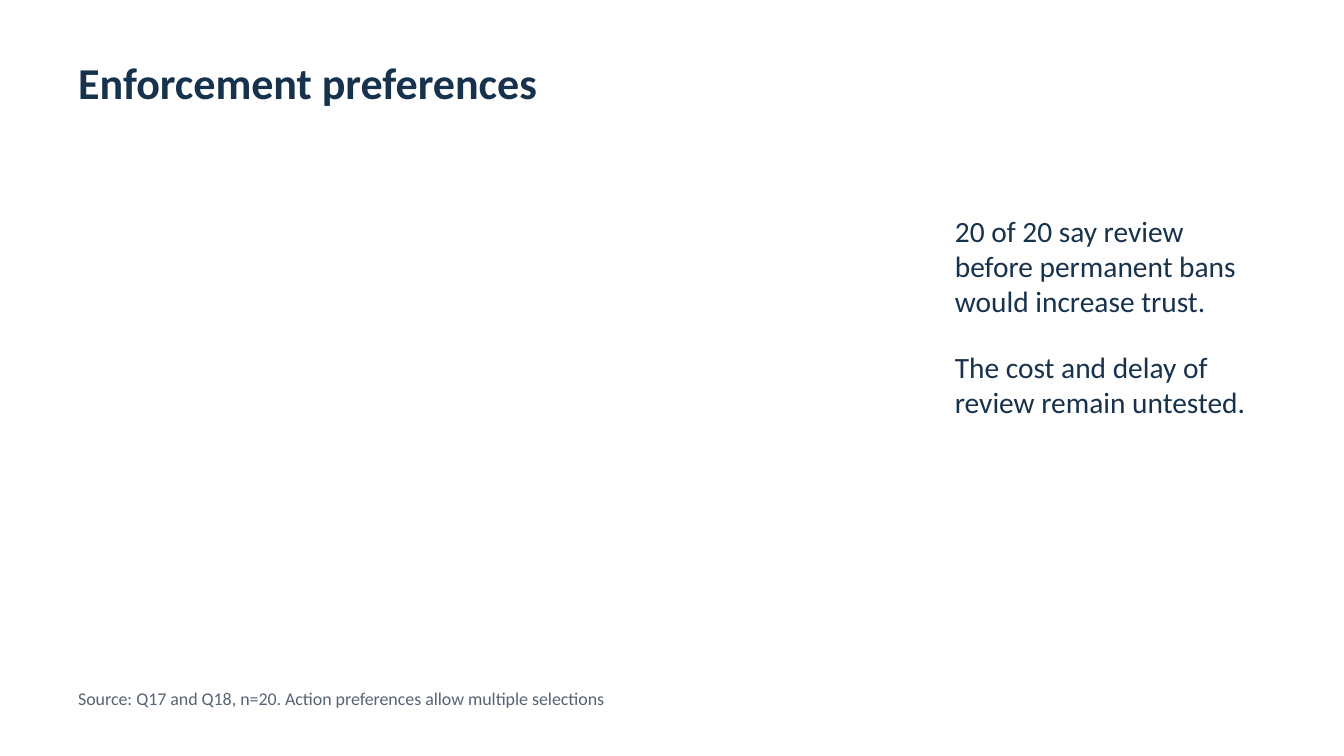
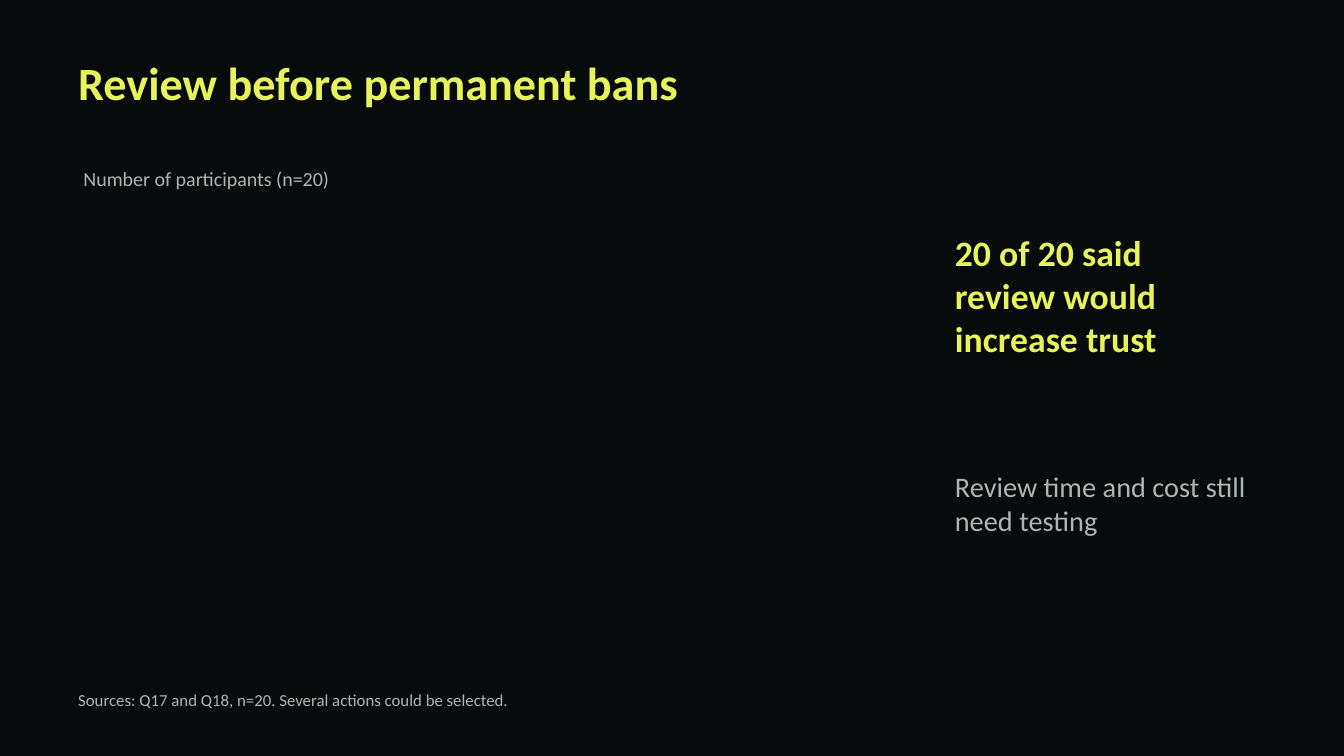
Before and after one commit to Scirtor/subcheck-anticheat, a slide deck: slide 6 of presentation/Assignment_3_Presentation.pptx. Drawn at 1344x756 pixels with LibreOffice and Linux fonts; fonts in the diff are those of the drawing. Boxes give left, top, right and bottom in pixels: in the first picture for what was removed or moved away, otherwise in the second. Text is boxed around its words. In the diff, an @@ line names an element or a change of style, - is before the commit and + after.

```diff
--- a/presentation/Assignment_3_Presentation.pptx
+++ b/presentation/Assignment_3_Presentation.pptx
@@ background #FFFFFF to #080B0C @@
@@ text at [78,67,678,108]: text changed; size 31.5 to 33 pt; text colour #17324D to #E7F35A @@
-Enforcement preferences
+Review before permanent bans
@@ text added at [83,171,329,189], 14.2 pt, text #AEB6B4 @@
+Number of participants (n=20)
@@ text at [955,241,1157,353]: text changed; size 21 to 25.5 pt; text colour #17324D to #E7F35A; bold on @@
-20 of 20 say review before permanent bans would increase trust.
-The cost and delay of review remain untested.
+20 of 20 said review would increase trust
@@ text added at [955,477,1246,536], 20.2 pt, text #AEB6B4 @@
+Review time and cost still need testing
@@ text at [78,694,508,708]: text changed; size 12.8 to 12 pt; text colour #556474 to #AEB6B4 @@
-Source: Q17 and Q18, n=20. Action preferences allow multiple selections
+Sources: Q17 and Q18, n=20. Several actions could be selected.
```
Also in this commit, not shown: 6 other slides changed, 5 slides added, 5 slides removed, 11 other files.
